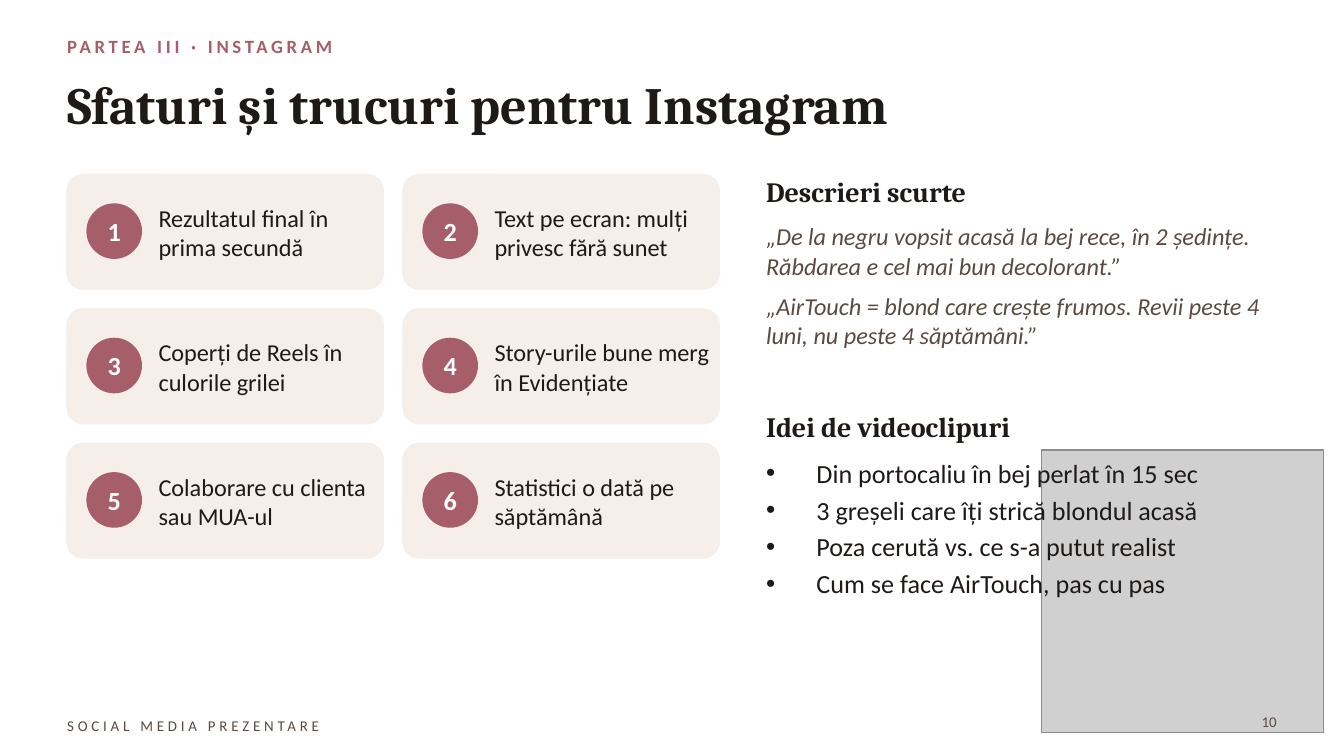
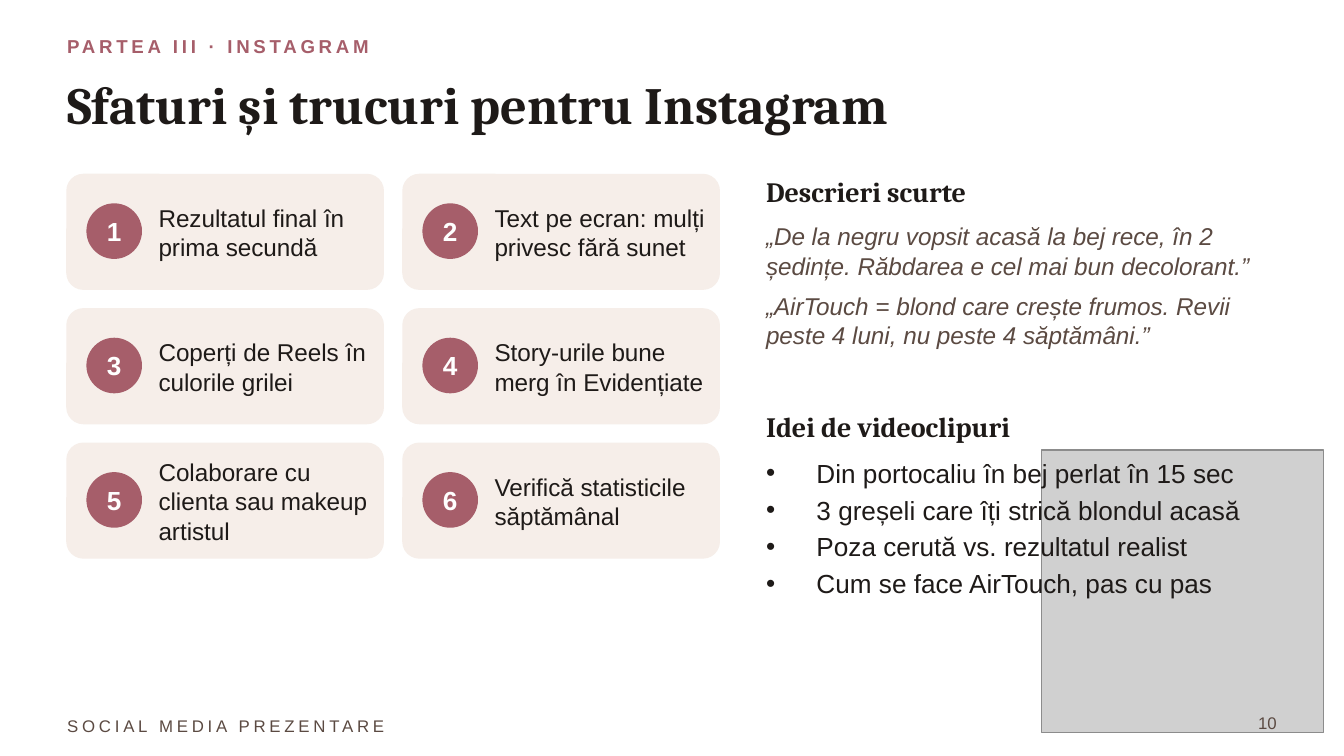
Before and after one commit to dianaavram2014/Blonde-ambition, a slide deck: slide 10 of SOCIAL_MEDIA_PREZENTARE.pptx. Drawn at 1344x756 pixels with LibreOffice and Linux fonts; fonts in the diff are those of the drawing; grey boxes stand for pictures. Boxes give left, top, right and bottom in pixels: in the first picture for what was removed or moved away, otherwise in the second. Text is boxed around its words. In the diff, an @@ line names an element or a change of style, - is before the commit and + after.

```diff
--- a/SOCIAL_MEDIA_PREZENTARE.pptx
+++ b/SOCIAL_MEDIA_PREZENTARE.pptx
@@ font Calibri to Arial in 11 elements at [67, 30, 1008, 63], [107, 223, 122, 241], [159, 209, 344, 261], [443, 223, 458, 241], [495, 209, 704, 261], [107, 357, 122, 376], [159, 343, 366, 396], [495, 343, 703, 396], [107, 492, 122, 510], [443, 492, 458, 510], [766, 227, 1249, 349] @@
@@ text at [159, 463, 367, 541]: text changed; font Calibri to Arial @@
-Colaborare cu clienta sau MUA-ul
+Colaborare cu clienta sau makeup artistul
@@ text at [495, 478, 686, 530]: text changed; font Calibri to Arial @@
-Statistici o dată pe săptămână
+Verifică statisticile săptămânal
@@ text at [816, 461, 1240, 599]: font Calibri to Arial in "Din portocaliu în bej perlat în 15 ...", "3 greșeli care îți strică blondul acasă", "Cum se face AirTouch, pas cu pas" @@
@@ text at [816, 535, 1187, 562]: text changed; font Calibri to Arial @@
-• Poza cerută vs. ce s-a putut realist
+• Poza cerută vs. rezultatul realist
@@ text "SOCIAL MEDIA PREZENTARE" at [67, 712, 605, 739]: size 8 to 9 pt, font Calibri to Arial @@
@@ page number at [1258, 717, 1277, 733]: size 8 to 9 pt, font Calibri to Arial @@
```
Also in this commit, not shown: 19 other slides changed, 1 other file.
